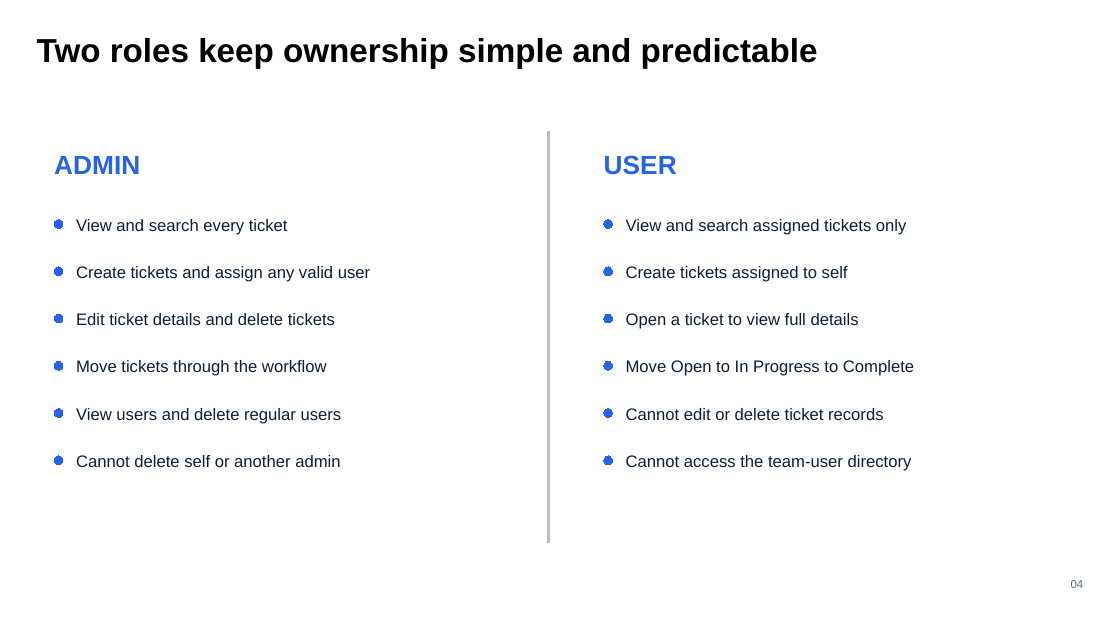
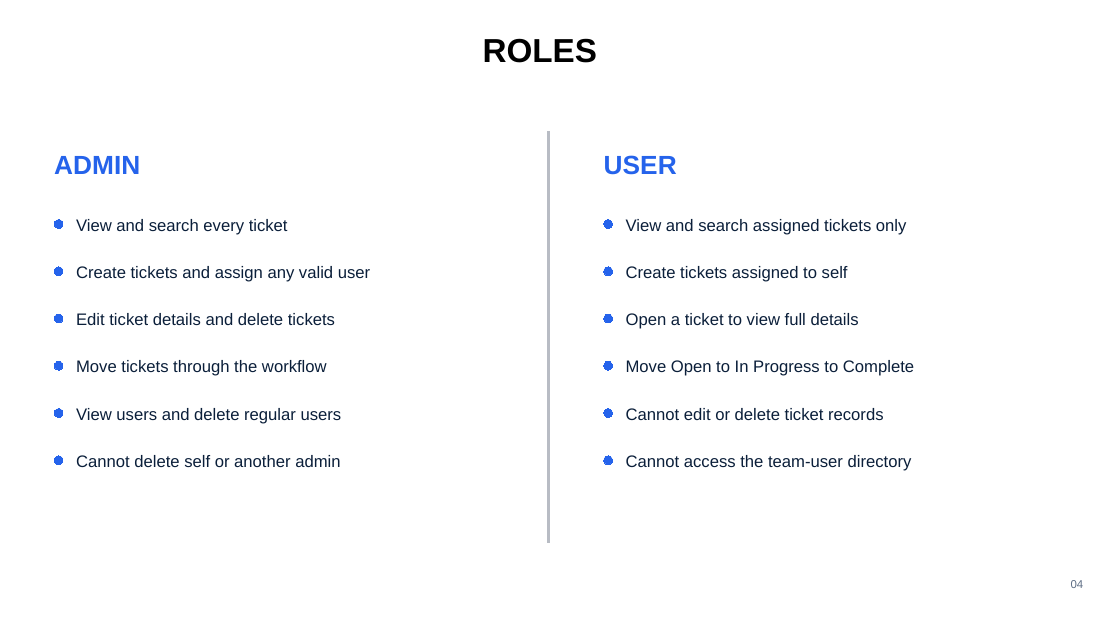
Before and after one commit to aayamneupane/MiniTaskManagement-System, a slide deck: slide 5 of documentation/Mini-Task-Management-System-Presentation.pptx (slide 4 before the commit). Drawn at 1120x630 pixels with LibreOffice and Linux fonts; fonts in the diff are those of the drawing. Boxes give left, top, right and bottom in pixels: in the first picture for what was removed or moved away, otherwise in the second. Text is boxed around its words. In the diff, an @@ line names an element or a change of style, - is before the commit and + after.

```diff
--- a/documentation/Mini-Task-Management-System-Presentation.pptx
+++ b/documentation/Mini-Task-Management-System-Presentation.pptx
@@ text at (483,38,597,63): text changed @@
-Two roles keep ownership simple and predictable
+ROLES
```
Also in this commit, not shown: 11 other slides changed, 1 slide added.
